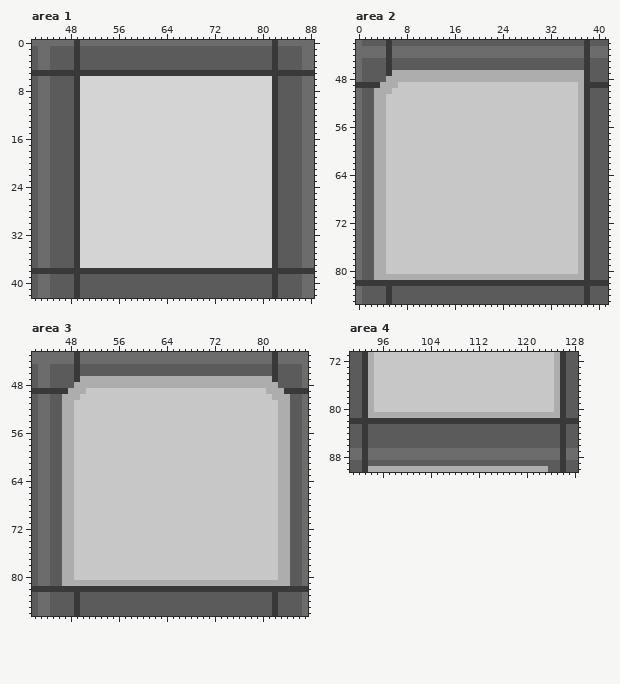
A pixel-art file gets an edit: assets/img/oversize_tiles.ase. That is the earlier state.
264x264 pixels, 1 frame. Colours within 5 levels of each other are drawn and written as one. Shown: area 1: x 42..88, y 0..42; area 2: x 0..41, y 42..85; area 3: x 42..87, y 43..86; area 4: x 91..128, y 71..90. The commit also changed other parts of the picture, which this record leaves out.
The result:
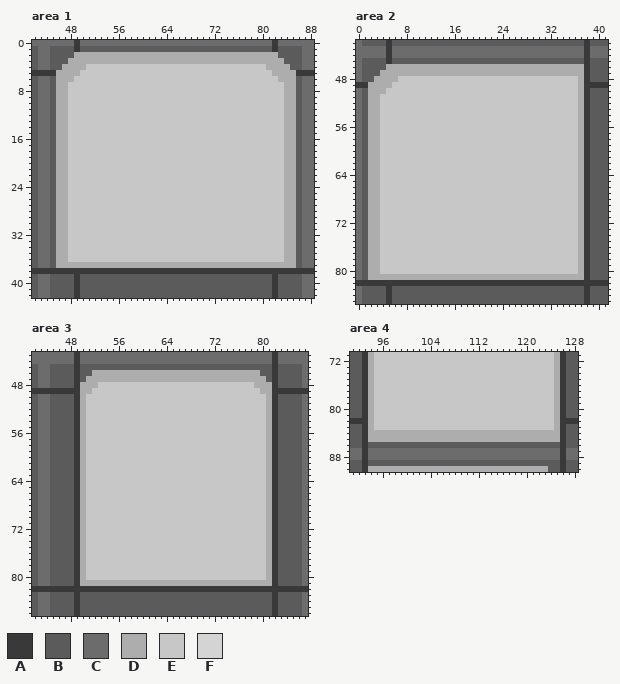
Palette (. is transparent): A #393939  B #5b5b5b  C #6c6c6c  D #adadad  E #c7c7c7  F #d4d4d4
The exact change:
Changed rows in their new state; - is an unchanged pixel.
Area 1, layer "Layer":
first column x 46:
 2 ---DDDDDDDDDDDDDDDDDDDDDDDDDDDDDDDDDD---
 3 --DDDDDDDDDDDDDDDDDDDDDDDDDDDDDDDDDDDD--
 4 -DDDDEEEEEEEEEEEEEEEEEEEEEEEEEEEEEEDDDD-
 5 DDDDEEEEEEEEEEEEEEEEEEEEEEEEEEEEEEEEDDDD
 6 DDDEEEEEEEEEEEEEEEEEEEEEEEEEEEEEEEEEEDDD
 7 DDEEEEEEEEEEEEEEEEEEEEEEEEEEEEEEEEEEEEDD
 8 DDEEEEEEEEEEEEEEEEEEEEEEEEEEEEEEEEEEEEDD
 9 DDEEEEEEEEEEEEEEEEEEEEEEEEEEEEEEEEEEEEDD
10 DDEEEEEEEEEEEEEEEEEEEEEEEEEEEEEEEEEEEEDD
11 DDEEEEEEEEEEEEEEEEEEEEEEEEEEEEEEEEEEEEDD
12 DDEEEEEEEEEEEEEEEEEEEEEEEEEEEEEEEEEEEEDD
13 DDEEEEEEEEEEEEEEEEEEEEEEEEEEEEEEEEEEEEDD
14 DDEEEEEEEEEEEEEEEEEEEEEEEEEEEEEEEEEEEEDD
15 DDEEEEEEEEEEEEEEEEEEEEEEEEEEEEEEEEEEEEDD
16 DDEEEEEEEEEEEEEEEEEEEEEEEEEEEEEEEEEEEEDD
17 DDEEEEEEEEEEEEEEEEEEEEEEEEEEEEEEEEEEEEDD
18 DDEEEEEEEEEEEEEEEEEEEEEEEEEEEEEEEEEEEEDD
19 DDEEEEEEEEEEEEEEEEEEEEEEEEEEEEEEEEEEEEDD
20 DDEEEEEEEEEEEEEEEEEEEEEEEEEEEEEEEEEEEEDD
21 DDEEEEEEEEEEEEEEEEEEEEEEEEEEEEEEEEEEEEDD
22 DDEEEEEEEEEEEEEEEEEEEEEEEEEEEEEEEEEEEEDD
23 DDEEEEEEEEEEEEEEEEEEEEEEEEEEEEEEEEEEEEDD
24 DDEEEEEEEEEEEEEEEEEEEEEEEEEEEEEEEEEEEEDD
25 DDEEEEEEEEEEEEEEEEEEEEEEEEEEEEEEEEEEEEDD
26 DDEEEEEEEEEEEEEEEEEEEEEEEEEEEEEEEEEEEEDD
27 DDEEEEEEEEEEEEEEEEEEEEEEEEEEEEEEEEEEEEDD
28 DDEEEEEEEEEEEEEEEEEEEEEEEEEEEEEEEEEEEEDD
29 DDEEEEEEEEEEEEEEEEEEEEEEEEEEEEEEEEEEEEDD
30 DDEEEEEEEEEEEEEEEEEEEEEEEEEEEEEEEEEEEEDD
31 DDEEEEEEEEEEEEEEEEEEEEEEEEEEEEEEEEEEEEDD
32 DDEEEEEEEEEEEEEEEEEEEEEEEEEEEEEEEEEEEEDD
33 DDEEEEEEEEEEEEEEEEEEEEEEEEEEEEEEEEEEEEDD
34 DDEEEEEEEEEEEEEEEEEEEEEEEEEEEEEEEEEEEEDD
35 DDEEEEEEEEEEEEEEEEEEEEEEEEEEEEEEEEEEEEDD
36 DDEEEEEEEEEEEEEEEEEEEEEEEEEEEEEEEEEEEEDD
37 DDDDDDDDDDDDDDDDDDDDDDDDDDDDDDDDDDDDDDDD
Area 2, layer "Layer":
first column x 2:
46 ---DDDDDDDDDDDDDDDDDDDDDDDDDDDDDDDDD
47 --DD--------------------------------
48 -DD--EEEEEEEEEEEEEEEEEEEEEEEEEEEEEE-
49 DD--E-------------------------------
50 D--E--------------------------------
51 D-E---------------------------------
52 D-E---------------------------------
53 D-E---------------------------------
54 D-E---------------------------------
55 D-E---------------------------------
56 D-E---------------------------------
57 D-E---------------------------------
58 D-E---------------------------------
59 D-E---------------------------------
60 D-E---------------------------------
61 D-E---------------------------------
62 D-E---------------------------------
63 D-E---------------------------------
64 D-E---------------------------------
65 D-E---------------------------------
66 D-E---------------------------------
67 D-E---------------------------------
68 D-E---------------------------------
69 D-E---------------------------------
70 D-E---------------------------------
71 D-E---------------------------------
72 D-E---------------------------------
73 D-E---------------------------------
74 D-E---------------------------------
75 D-E---------------------------------
76 D-E---------------------------------
77 D-E---------------------------------
78 D-E---------------------------------
79 D-E---------------------------------
80 D-E---------------------------------
81 D-----------------------------------
Area 3, layer "Layer":
first column x 47:
46 -----DDDDDDDDDDDDDDDDDDDDDDDDDDDD-----
47 ---B------------------------------B---
48 --A---EEEEEEEEEEEEEEEEEEEEEEEEEE---A--
49 -AA-D----------------------------D-AA-
50 BBAD------------------------------DABB
51 BBAD------------------------------DABB
52 BBAD------------------------------DABB
53 BBAD------------------------------DABB
54 BBAD------------------------------DABB
55 BBAD------------------------------DABB
56 BBAD------------------------------DABB
57 BBAD------------------------------DABB
58 BBAD------------------------------DABB
59 BBAD------------------------------DABB
60 BBAD------------------------------DABB
61 BBAD------------------------------DABB
62 BBAD------------------------------DABB
63 BBAD------------------------------DABB
64 BBAD------------------------------DABB
65 BBAD------------------------------DABB
66 BBAD------------------------------DABB
67 BBAD------------------------------DABB
68 BBAD------------------------------DABB
69 BBAD------------------------------DABB
70 BBAD------------------------------DABB
71 BBAD------------------------------DABB
72 BBAD------------------------------DABB
73 BBAD------------------------------DABB
74 BBAD------------------------------DABB
75 BBAD------------------------------DABB
76 BBAD------------------------------DABB
77 BBAD------------------------------DABB
78 BBAD------------------------------DABB
79 BBAD------------------------------DABB
80 BBAD------------------------------DABB
81 BBA--------------------------------ABB
Area 4, layer "Layer":
first column x 94:
81 -EEEEEEEEEEEEEEEEEEEEEEEEEEEEEE-
82 DEEEEEEEEEEEEEEEEEEEEEEEEEEEEEED
83 DEEEEEEEEEEEEEEEEEEEEEEEEEEEEEED
84 DDDDDDDDDDDDDDDDDDDDDDDDDDDDDDDD
85 DDDDDDDDDDDDDDDDDDDDDDDDDDDDDDDD
Where, in picture pixels (left, top, right, bottom), the same in both pictures:
changed: (56, 52, 296, 268)
changed: (368, 64, 584, 280)
changed: (62, 370, 290, 586)
changed: (368, 412, 560, 442)
